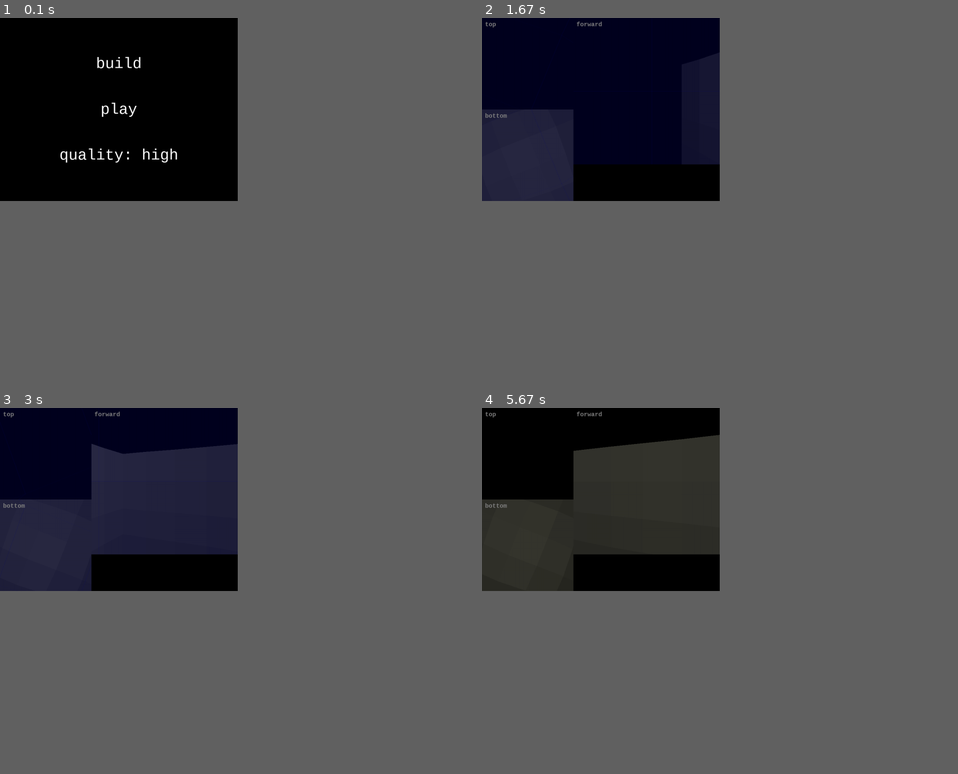
Above: before the commit, frames 1-4 (two rows, left to right).
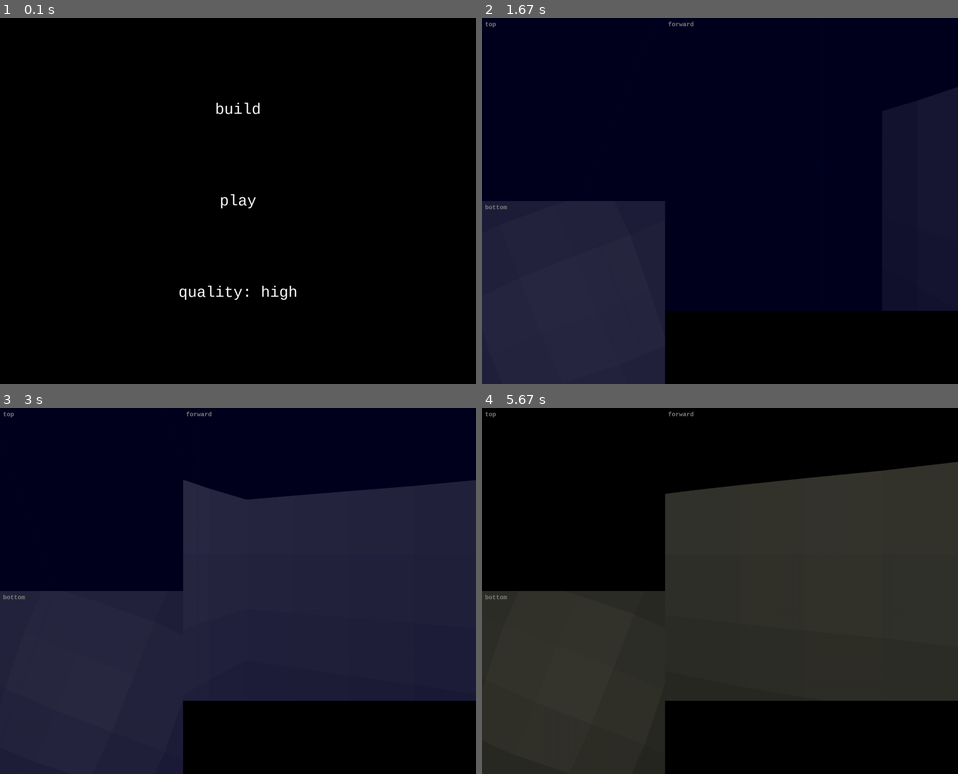
Above: after the commit, the same moments.

Repository: UCHMS19-20/final-project-notnotharsh
Game: pygame game, started from src/graphics.py
The game is run twice, just before and just after one commit, with the same random seed, the same clock (stepped at 60 frames per second) and the same inputs.
Inputs (mouse positions are in pixels of both pictures, inside the frame that each line leads up to):
- Up to frame 1 (0.1 s): no input
- Up to frame 2 (1.67 s): click "play" at 0.38 s; hold Right 0.67-1.13 s; move the mouse to (700, 215) at 0.7 s; hold Right 1.17-1.63 s; tap Z at 1.23, 1.53 s
- Up to frame 3 (3 s): hold Left 1.67-2.2 s; tap Z at 1.73, 2.03, 2.3, 2.6, 2.73 s; hold Left 2.23-2.63 s; tap X at 2.38 s; hold Right from 2.67 s (still down)
- Up to frame 4 (5.67 s): tap Z at 3.03, 3.4, 3.7, 3.9, 4.2, 4.4, 4.7, 4.9, 5.2, 5.47 s; release Right at 3.3 s; hold Left 3.33-3.8 s; hold Right 3.83-4.3 s; tap X at 3.98, 5.55 s; hold Right 4.33-4.8 s; hold Left 4.83-5.37 s; hold Left from 5.4 s (still down)
In our replay, the window is 449x346 before the commit and 899x692 after it. These sizes can differ from the game's own. Grey fills any space a smaller window leaves; there, only what the larger window draws over its background counts as a difference.

The runs differ from the first frame. In frame 1, 0.9% of the frame differs, in the area x 12-63%, y 10-78%; in frame 2, 39%; in frame 3, 77%, in the area x 0-100%, y 0-100%; in frame 4, 67%.

Commit message:
added variable screen size

Diff:
--- a/src/cubes.txt
+++ b/src/cubes.txt
@@ -57,3 +57,8 @@
 0 -2 -2
 2 -2 -2
 4 -2 -2
+0 -6 -6 0 127 0
+-2 -6 -6 127 0 0
+2 -6 -6 127 0 0
+0 -8 -6 127 0 0
+0 -4 -6 127 0 0
--- a/src/graphics.py
+++ b/src/graphics.py
@@ -175,8 +175,10 @@
     local_cube = [int(2 * math.floor(pos[0] / 2)), int(2 * math.floor(pos[1] / 2)), int(2 * math.floor(pos[2] / 2)), 0, 0, 127]
     return local_cube not in cubes
 
-side_size = (300, 300)
-mid_size = (480, 480)
+size_coefficient = 120
+
+side_size = (5 * size_coefficient, 5 * size_coefficient)
+mid_size = (8 * size_coefficient, 8 * size_coefficient)
 items_size = (mid_size[0], side_size[1] * 2 - mid_size[1])
 
 coords = [1, -5, 1]
@@ -274,6 +276,11 @@
                     high_quality = True
         pygame.display.flip()
     while game_loop:
+        if buildstamp % 10 == 0:
+            del surfaces[:]
+            for i in cubes:
+                add_cube(i)
+        buildstamp += 1
         won = False
         if not alive(coords):
             game_loop = False
